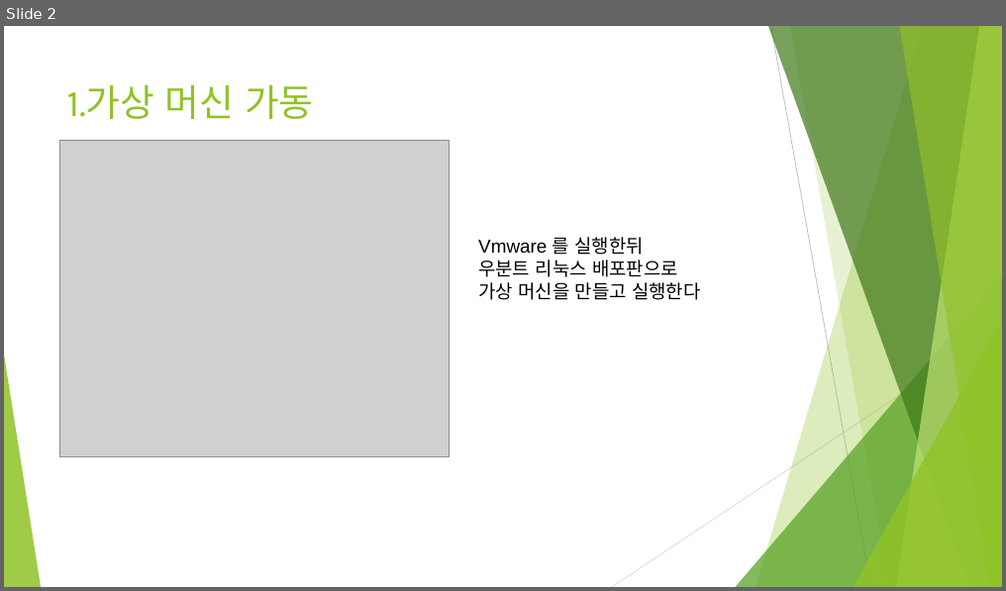
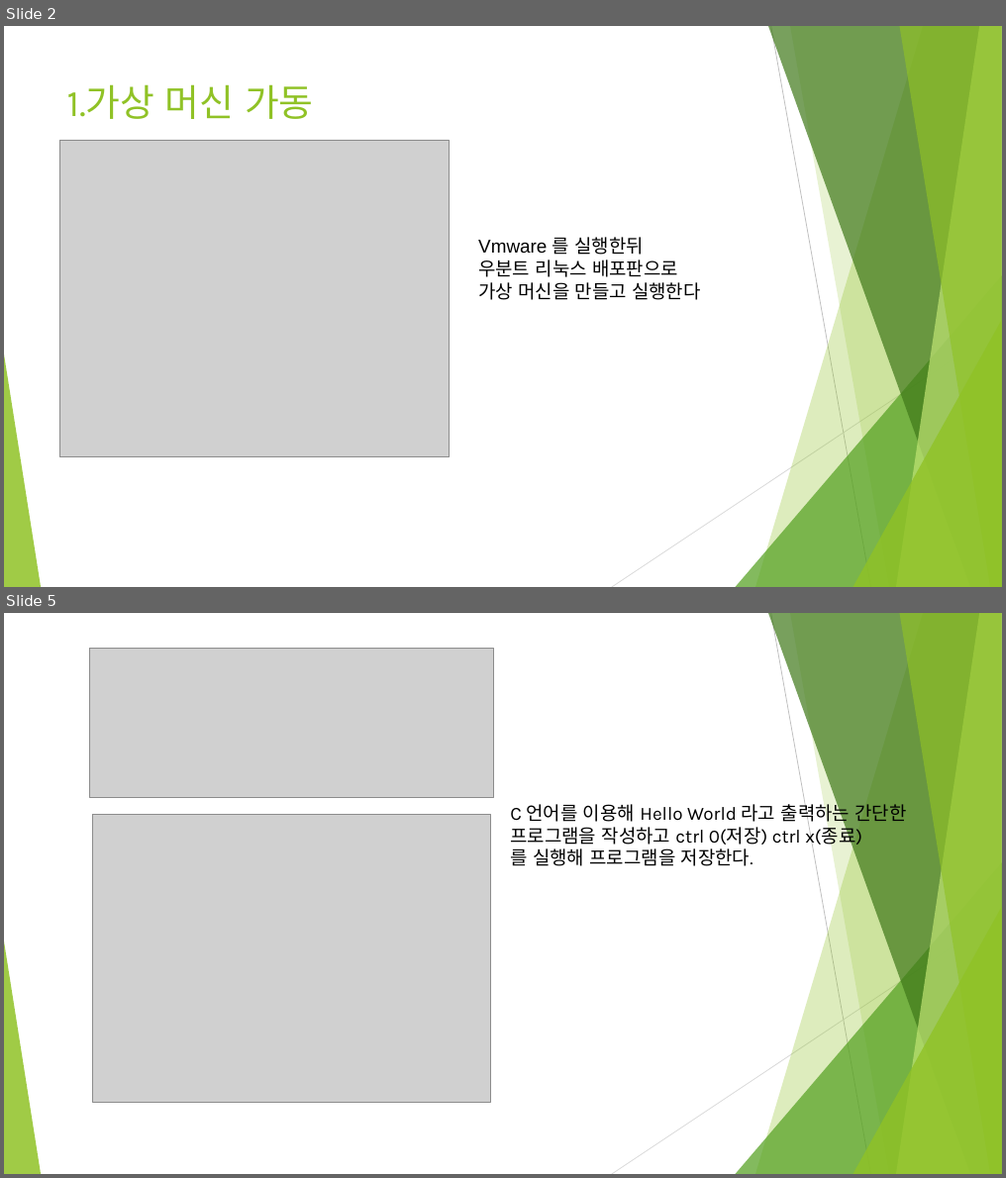
Before and after one commit to kjhes/embedded-, a slide deck: 어플리케이션환경구축.pptx. Shown one above the other, each under a label of ours: slide 2 before the commit, slides 2 and 5 after it; the slides between them are not shown. The pictures are 1006x591 and 1006x1178 pixels, drawn with LibreOffice and Linux fonts; fonts in the diff are those of the drawing; grey boxes stand for pictures. Boxes give left, top, right and bottom in pixels: in the first picture for what was removed or moved away, otherwise in the second. Text is boxed around its words. In the diff, an @@ line names an element or a change of style, - is before the commit and + after.

```diff
--- a/어플리케이션환경구축.pptx
+++ b/어플리케이션환경구축.pptx
@@ slide 5 added at box(4, 613, 1002, 1174), background #FFFFFF; not listed: 10 template elements that a slide beside it also shows @@
@@ picture added at box(89, 649, 494, 798) @@
@@ picture added at box(92, 814, 491, 1102) @@
@@ text added at box(510, 800, 906, 866), 18 pt, text #000000 @@
+C 언어를 이용해 Hello World 라고 출력하는 간단한
+프로그램을 작성하고 ctrl 0(저장) ctrl x(종료)
+를 실행해 프로그램을 저장한다.
```
Also in this commit, not shown: 4 slides changed, 1 slide removed, 3 other files.
